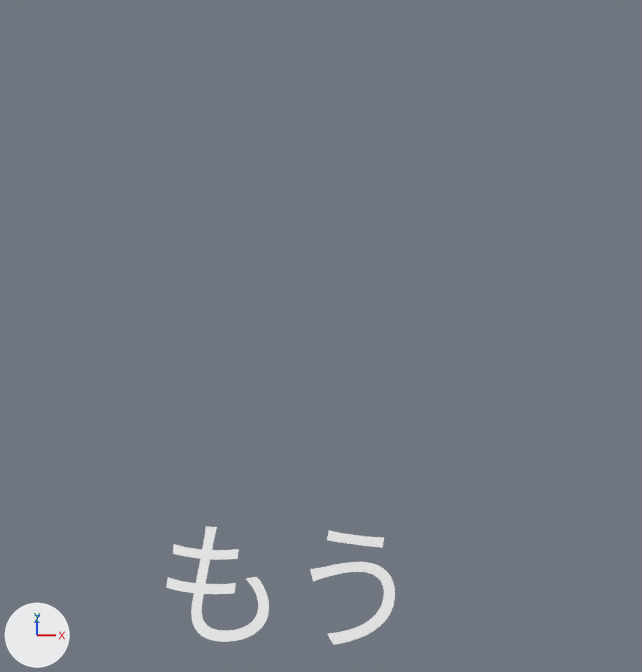
Renders of the Blender file love.blend from each side of a commit.
Before and after are seen from a 50 mm lens placed at (0.18, -3.77, 11.32), pointed at (0.11, 7.4, -1.14). Lighting does not change. The marker at lower left points along +X, +Y and +Z. Text is drawn in Blender's own font. The same objects are shown in both versions, whatever each file hides.

The scene before the commit, as lines of its bpy script (objects in view):
```python
ob_0moo = bpy.data.objects.new('0moo', txt_text_373)
ob_0moo.location = (-0.32, 1.68, 0.0)
ob_0moo.rotation_euler = (0.321, 0.0, -0.0201)  # degrees (18, 0, -1.2)
ob_0moo.scale = (0.635, 0.635, 0.635)
ob_10na = bpy.data.objects.new('10na', txt_text_922)
ob_10na.location = (-1.1, 6.86, 0.0)
ob_10na.rotation_euler = (0.0, 0.0, 0.513)  # degrees (0, 0, 29)
ob_10na.scale = (0.001, 0.001, 0.001)
ob_10ra = bpy.data.objects.new('10ra', txt_text_916)
ob_10ra.location = (-0.39, 7.39, 0.0)
ob_10ra.rotation_euler = (0.0, 0.0, 0.524)  # degrees (0, 0, 30)
ob_10ra.scale = (0.001, 0.001, 0.001)
ob_11bu = bpy.data.objects.new('11bu', txt_text_917)
ob_11bu.location = (0.19, 7.64, 0.0)
ob_11bu.rotation_euler = (0.0, 0.0, 0.403)  # degrees (0, 0, 23)
ob_11bu.scale = (0.001, 0.001, 0.001)
ob_12ni = bpy.data.objects.new('12ni', txt_text_918)
ob_12ni.location = (1.06, 8.24, 0.0)
ob_12ni.rotation_euler = (0.0, 0.0, 0.276)  # degrees (0, 0, 16)
ob_12ni.scale = (0.001, 0.001, 0.001)
ob_13zu = bpy.data.objects.new('13zu', txt_text_920)
ob_13zu.location = (2.17, 8.6, 0.0)
ob_13zu.rotation_euler = (0.0, 0.0, 0.12)  # degrees (0, 0, 6.9)
ob_13zu.scale = (0.001, 0.001, 0.001)
ob_14ri = bpy.data.objects.new('14ri', txt_text_921)
ob_14ri.location = (2.97, 8.63, 0.0)
ob_14ri.rotation_euler = (0.0, 0.0, 0.00887)  # degrees (0, 0, 0.5)
ob_14ri.scale = (0.001, 0.001, 0.001)
ob_15mawa = bpy.data.objects.new('15mawa', txt_text_212)
ob_15mawa.location = (-2.16, 9.42, 0.0)
ob_15mawa.rotation_euler = (0.0, 0.0, 0.884)  # degrees (0, 0, 51)
ob_15mawa.scale = (0.001, 0.001, 0.001)
```
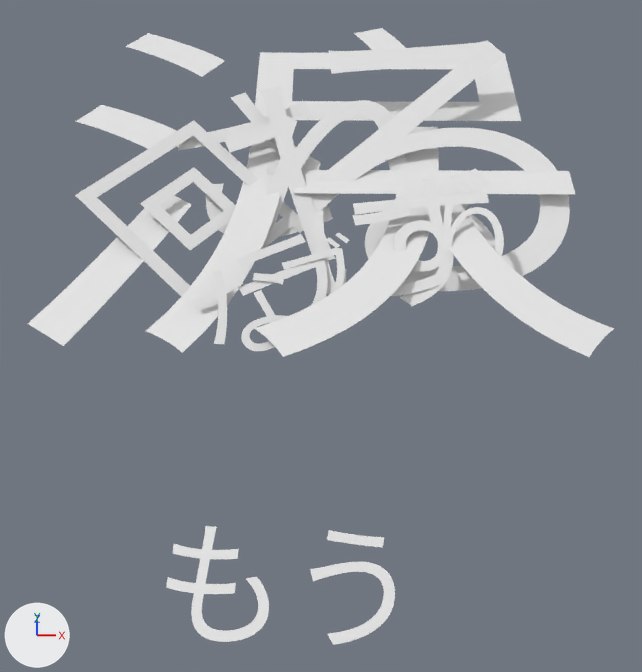
Where the change shows, as pixel boxes [x1, y1, x2, y2] in the pictures (642 x 672 px):
'19namida', rescaled (not visible before): after [28, 28, 614, 357]
'18ru', turned, rescaled (not visible before): after [309, 40, 570, 291]
'15mawa', turned, rescaled (not visible before): after [75, 120, 302, 296]
'17re', turned, rescaled (not visible before): after [222, 86, 469, 260]
'0moo', turned: [166, 526, 395, 645] in both
'13zu', turned, rescaled (not visible before): after [353, 168, 490, 306]
'16sa', turned, rescaled (not visible before): after [177, 92, 333, 237]
'10na', turned, rescaled (not visible before): after [192, 270, 287, 351]
'12ni', turned, rescaled (not visible before): after [311, 205, 439, 296]
'10ra', turned, rescaled (not visible before): after [236, 234, 328, 305]
'14ri', turned, rescaled (not visible before): after [443, 202, 504, 280]
'11bu', turned, rescaled (not visible before): after [282, 233, 350, 294]

What changed in the scene script:
```text
Change ob_0moo:
    ob_0moo.rotation_euler: (0.321, 0.0, -0.0201) -> (0.349, 0.0, -0.0201)  # degrees (18, 0, -1.2) -> degrees (20, 0, -1.2)
Change ob_10na:
    ob_10na.rotation_euler: (0.0, 0.0, 0.513) -> (0.349, 0.0, 0.513)  # degrees (0, 0, 29) -> degrees (20, 0, 29)
    ob_10na.scale: (0.001, 0.001, 0.001) -> (0.709, 0.709, 0.709)
Change ob_10ra:
    ob_10ra.rotation_euler: (0.0, 0.0, 0.524) -> (0.349, 0.0, 0.524)  # degrees (0, 0, 30) -> degrees (20, 0, 30)
    ob_10ra.scale: (0.001, 0.001, 0.001) -> (0.815, 0.815, 0.815)
Change ob_11bu:
    ob_11bu.rotation_euler: (0.0, 0.0, 0.403) -> (0.349, 0.0, 0.403)  # degrees (0, 0, 23) -> degrees (20, 0, 23)
    ob_11bu.scale: (0.001, 0.001, 0.001) -> (0.575, 0.575, 0.575)
Change ob_12ni:
    ob_12ni.rotation_euler: (0.0, 0.0, 0.276) -> (0.349, 0.0, 0.276)  # degrees (0, 0, 16) -> degrees (20, 0, 16)
    ob_12ni.scale: (0.001, 0.001, 0.001) -> (0.939, 0.939, 0.939)
Change ob_13zu:
    ob_13zu.rotation_euler: (0.0, 0.0, 0.12) -> (0.349, 0.0, 0.12)  # degrees (0, 0, 6.9) -> degrees (20, 0, 6.9)
    ob_13zu.scale: (0.001, 0.001, 0.001) -> (1.1, 1.1, 1.1)
Change ob_14ri:
    ob_14ri.rotation_euler: (0.0, 0.0, 0.00887) -> (0.349, 0.0, 0.00887)  # degrees (0, 0, 0.5) -> degrees (20, 0, 0.5)
    ob_14ri.scale: (0.001, 0.001, 0.001) -> (0.685, 0.685, 0.685)
Change ob_15mawa:
    ob_15mawa.rotation_euler: (0.0, 0.0, 0.884) -> (0.349, 0.0, 0.884)  # degrees (0, 0, 51) -> degrees (20, 0, 51)
    ob_15mawa.scale: (0.001, 0.001, 0.001) -> (1.31, 1.31, 1.31)
Change ob_16sa:
    ob_16sa.rotation_euler: (0.0, 0.0, 0.383) -> (0.349, 0.0, 0.383)  # degrees (0, 0, 22) -> degrees (20, 0, 22)
    ob_16sa.scale: (0.001, 0.001, 0.001) -> (1.46, 1.46, 1.46)
Change ob_17re:
    ob_17re.rotation_euler: (0.0, 0.0, 0.344) -> (0.349, 0.0, 0.344)  # degrees (0, 0, 20) -> degrees (20, 0, 20)
    ob_17re.scale: (0.001, 0.001, 0.001) -> (1.76, 1.76, 1.76)
Change ob_18ru:
    ob_18ru.rotation_euler: (0.0, 0.0, 0.0709) -> (0.349, 0.0, 0.0709)  # degrees (0, 0, 4.1) -> degrees (20, 0, 4.1)
    ob_18ru.scale: (0.001, 0.001, 0.001) -> (2.61, 2.61, 2.61)
Change ob_19namida:
    ob_19namida.scale: (0.001, 0.001, 0.001) -> (3.98, 3.98, 3.98)
```
